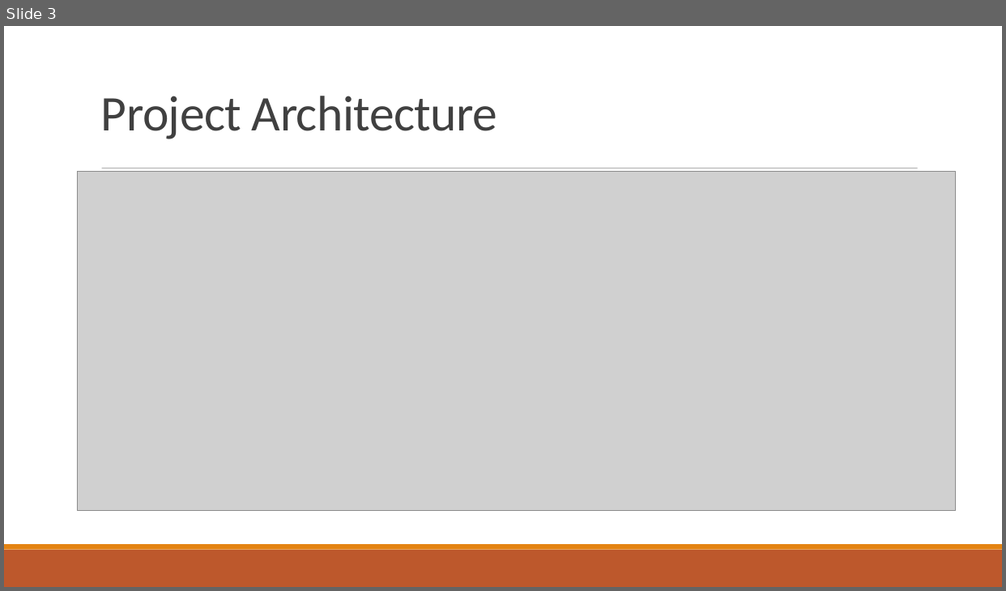
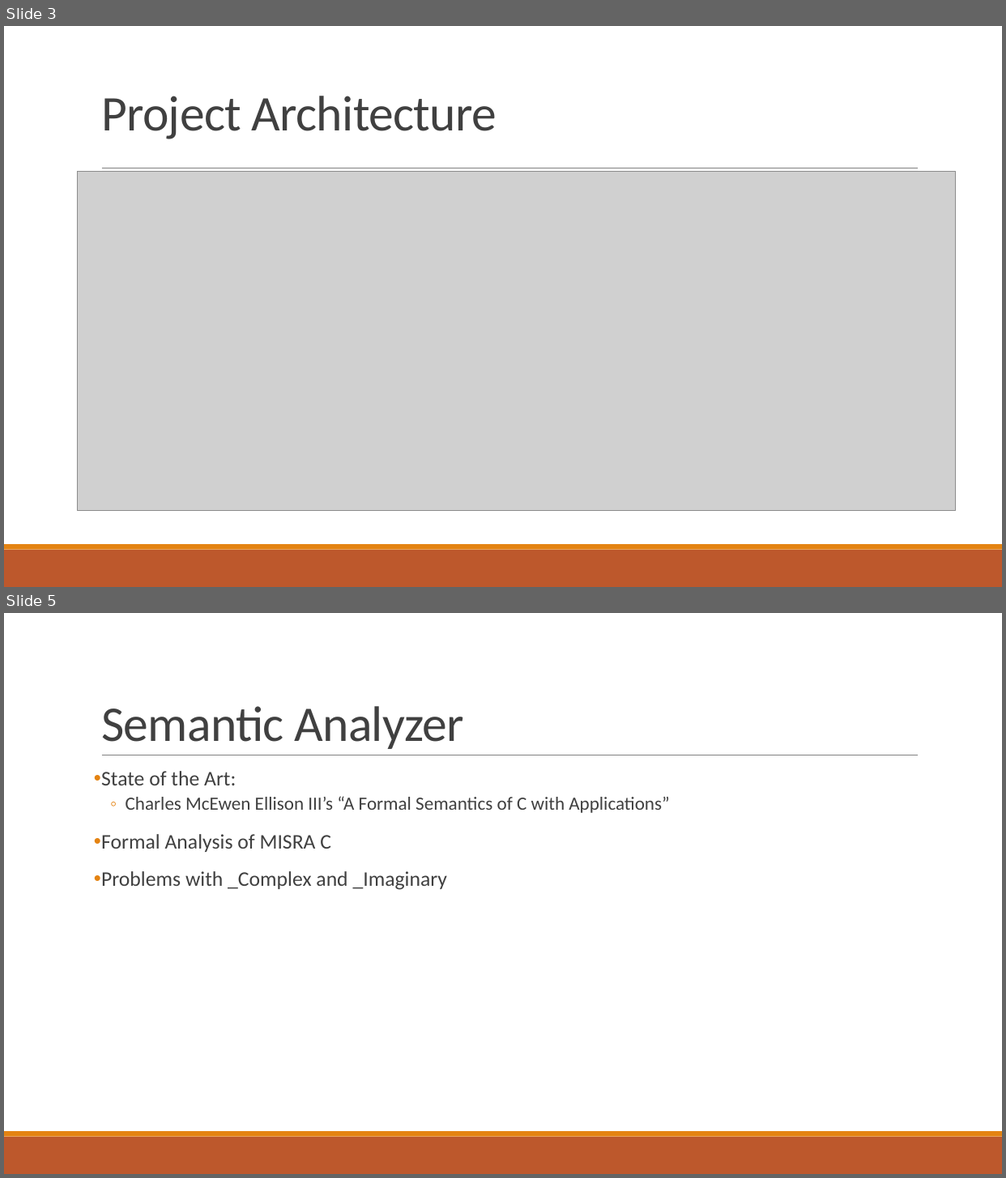
Before and after one commit to fenyvesr/kutmod, a slide deck: Article/Article.pptx. Shown one above the other, each under a label of ours: slide 3 before the commit, slides 3 and 5 after it; the slides between them are not shown. The pictures are 1006x591 and 1006x1178 pixels, drawn with LibreOffice and Linux fonts; fonts in the diff are those of the drawing; grey boxes stand for pictures. Boxes give left, top, right and bottom in pixels: in the first picture for what was removed or moved away, otherwise in the second. Text is boxed around its words. In the diff, an @@ line names an element or a change of style, - is before the commit and + after.

```diff
--- a/Article/Article.pptx
+++ b/Article/Article.pptx
@@ slide 5 added at <box>4,613,1002,1174</box>, background #FFFFFF; not listed: 3 template elements that a slide beside it also shows @@
@@ title added at <box>101,706,463,749</box>, 48 pt, text #404040 @@
+Semantic Analyzer
@@ text added at <box>101,771,669,890</box>, 20 pt, text #404040 @@
+• State of the Art:
+  ◦ Charles McEwen Ellison III’s “A Formal Semantics of C with Applications”
+• Formal Analysis of MISRA C
+• Problems with _Complex and _Imaginary
@@ slide 3 changed as well @@
@@ line (102, 169) - (918, 169): stroke #808080 0.51 pt to #808080 0.5 pt @@
```
Also in this commit, not shown: 5 other slides changed, 1 other slide added, 2 slides removed.
